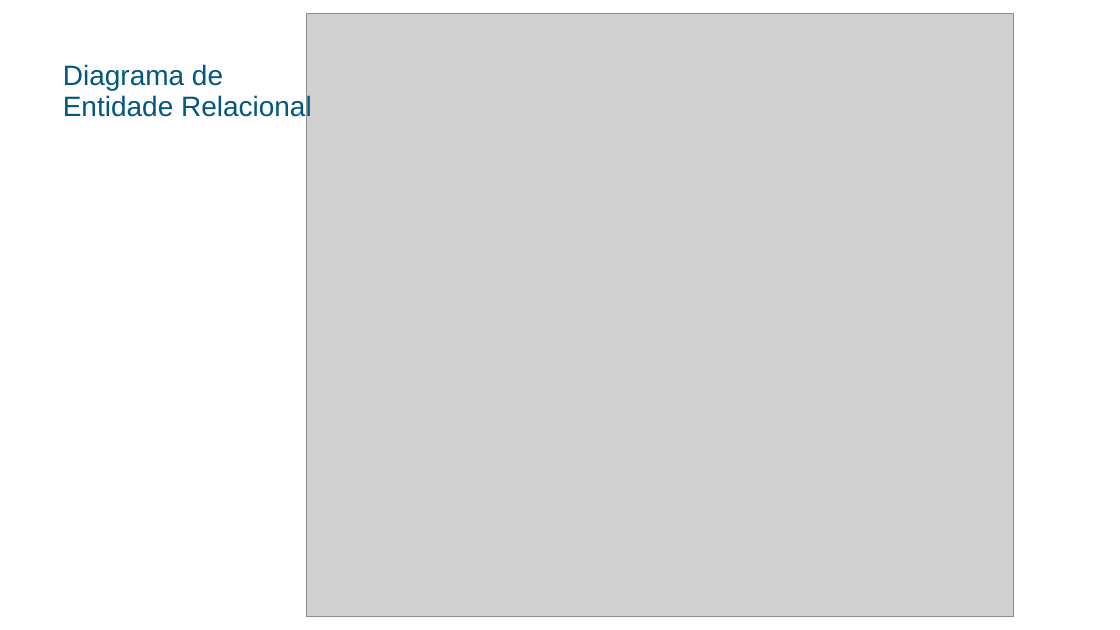
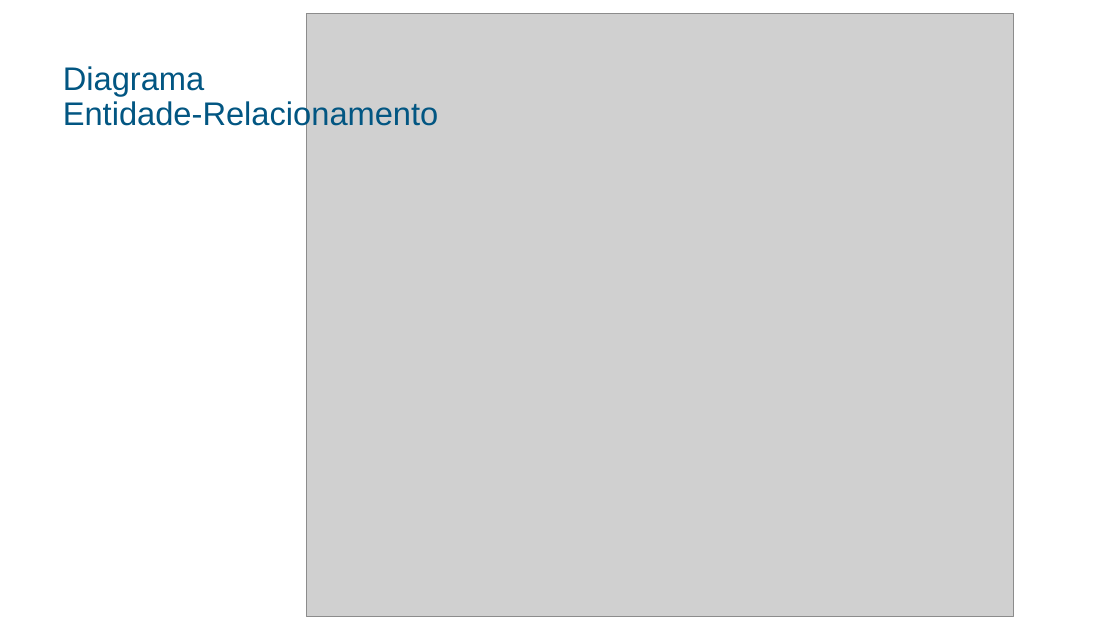
Before and after one commit to alexandrepeluchi/trabalho-diplomacao, a slide deck: slide 13 of Documentos/Apresentação Power Point/Apresentação do TD - Alexandre Peluchi.pptx. Drawn at 1120x630 pixels with LibreOffice and Linux fonts; fonts in the diff are those of the drawing; grey boxes stand for pictures. Boxes give left, top, right and bottom in pixels: in the first picture for what was removed or moved away, otherwise in the second. Text is boxed around its words. In the diff, an @@ line names an element or a change of style, - is before the commit and + after.

```diff
--- a/Documentos/Apresentação Power Point/Apresentação do TD - Alexandre Peluchi.pptx
+++ b/Documentos/Apresentação Power Point/Apresentação do TD - Alexandre Peluchi.pptx
@@ title at (x1=63, y1=66, x2=439, y2=131): text changed; size 24 to 28 pt @@
-Diagrama de
-Entidade Relacional
+Diagrama
+Entidade-Relacionamento
```
Also in this commit, not shown: 10 other slides changed, 6 slides added, 2 slides removed, 1 other file.
